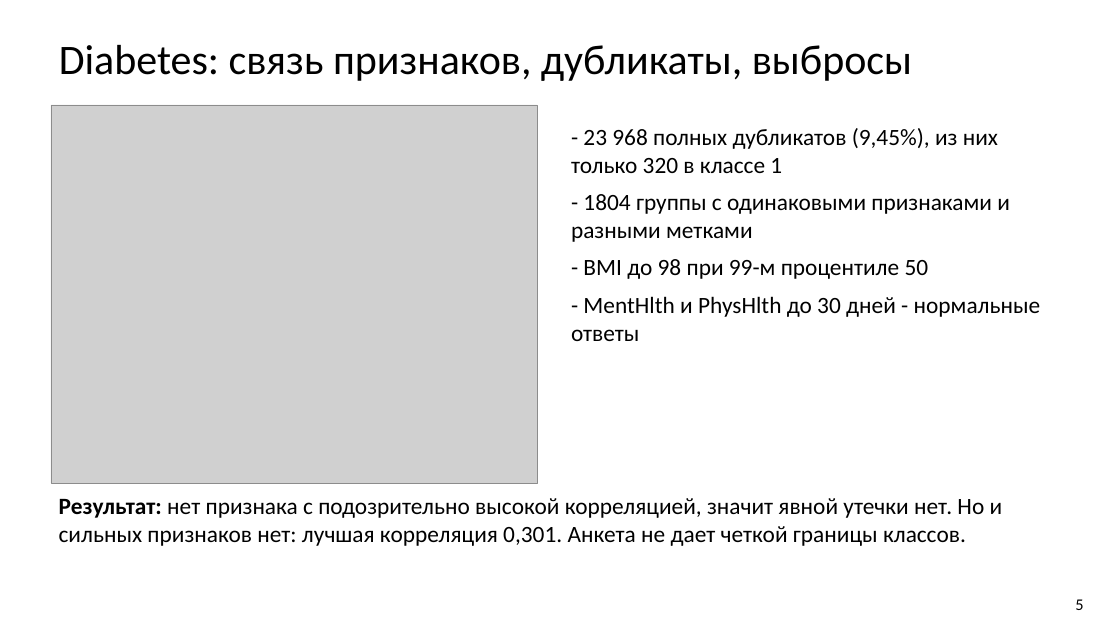
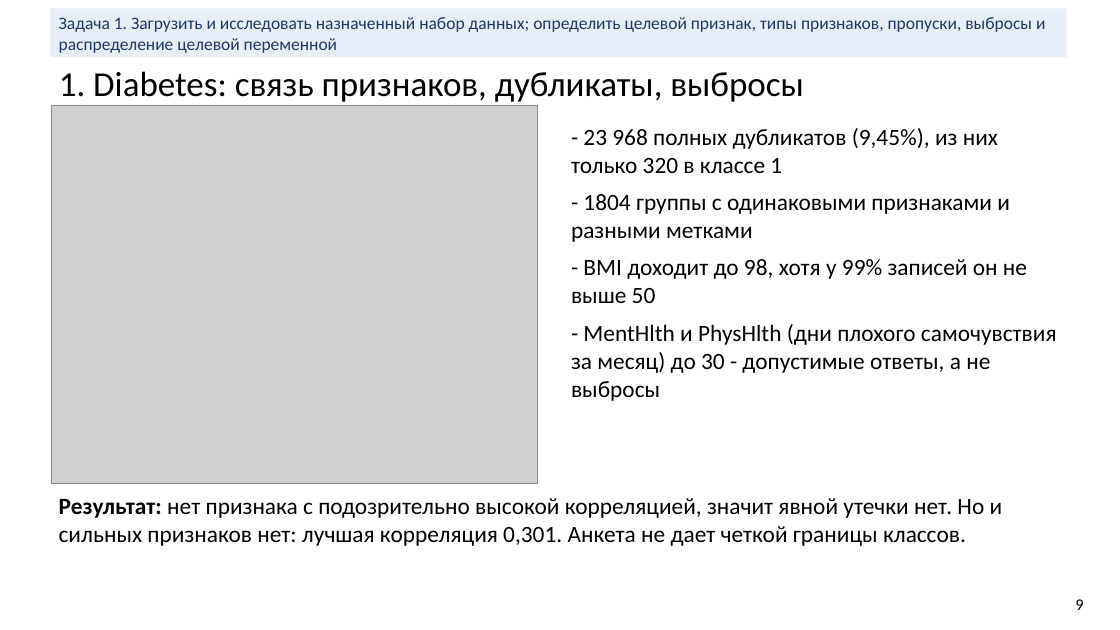
Before and after one commit to bigflyy/nn-uni, a slide deck: slide 9 of labs/lab1/nn-lab-1.pptx (slide 5 before the commit). Drawn at 1120x630 pixels with LibreOffice and Linux fonts; fonts in the diff are those of the drawing; grey boxes stand for pictures. Boxes give left, top, right and bottom in pixels: in the first picture for what was removed or moved away, otherwise in the second. Text is boxed around its words. In the diff, an @@ line names an element or a change of style, - is before the commit and + after.

```diff
--- a/labs/lab1/nn-lab-1.pptx
+++ b/labs/lab1/nn-lab-1.pptx
@@ rectangle added at [50,8,1067,57], fill #E8EEF7, 15 pt, text #1F3864 @@
+Задача 1. Загрузить и исследовать назначенный набор данных; определить целевой признак, типы признаков, пропуски, выбросы и распределение целевой переменной
@@ title at [59,71,804,102]: text changed; size 36 to 30 pt @@
-Diabetes: связь признаков, дубликаты, выбросы
+1. Diabetes: связь признаков, дубликаты, выбросы
@@ text at [571,259,1057,401]: text changed @@
-- BMI до 98 при 99-м процентиле 50
-- MentHlth и PhysHlth до 30 дней - нормальные ответы
+- BMI доходит до 98, хотя у 99% записей он не выше 50
+- MentHlth и PhysHlth (дни плохого самочувствия за месяц) до 30 - допустимые ответы, а не выбросы
@@ text at [1075,599,1083,610]: text changed @@
-5
+9
```
Also in this commit, not shown: 41 other slides changed, 19 slides added, 2 slides removed, 19 other files.
